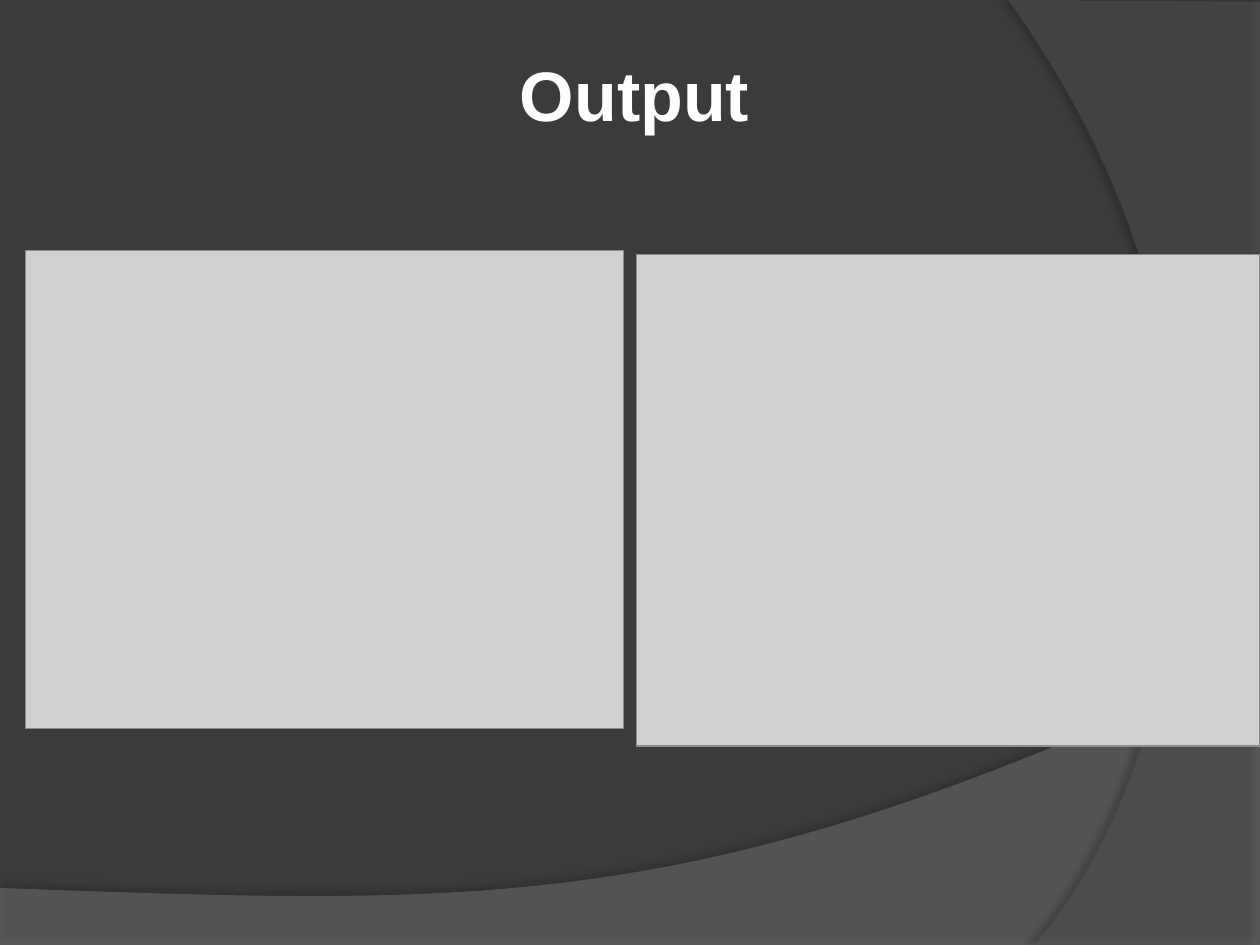
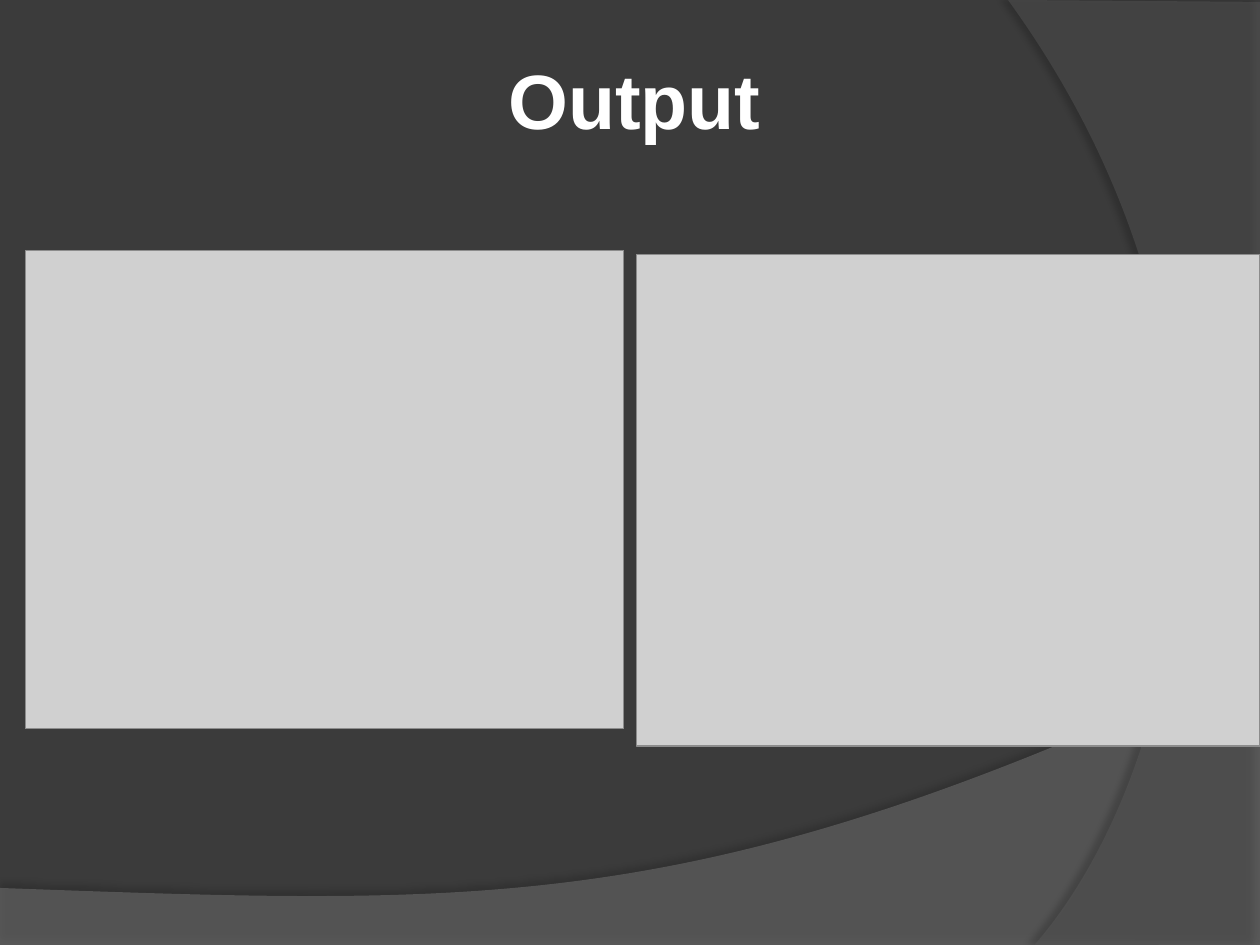
Before and after one commit to Whitee-12/Team_Challenge_ToolBox, a slide deck: slide 9 of Presentacion_team_challenge.pptx. Drawn at 1260x945 pixels with LibreOffice and Linux fonts; fonts in the diff are those of the drawing; grey boxes stand for pictures. Boxes give left, top, right and bottom in pixels: in the first picture for what was removed or moved away, otherwise in the second. Text is boxed around its words. In the diff, an @@ line names an element or a change of style, - is before the commit and + after.

```diff
--- a/Presentacion_team_challenge.pptx
+++ b/Presentacion_team_challenge.pptx
@@ text "Output" moved from (x1=520, y1=72, x2=749, y2=135) to (x1=508, y1=75, x2=760, y2=143) @@
@@ text "Output" at (x1=508, y1=75, x2=760, y2=143): size 40 to 44 pt @@
```
Also in this commit, not shown: 7 other slides changed.
